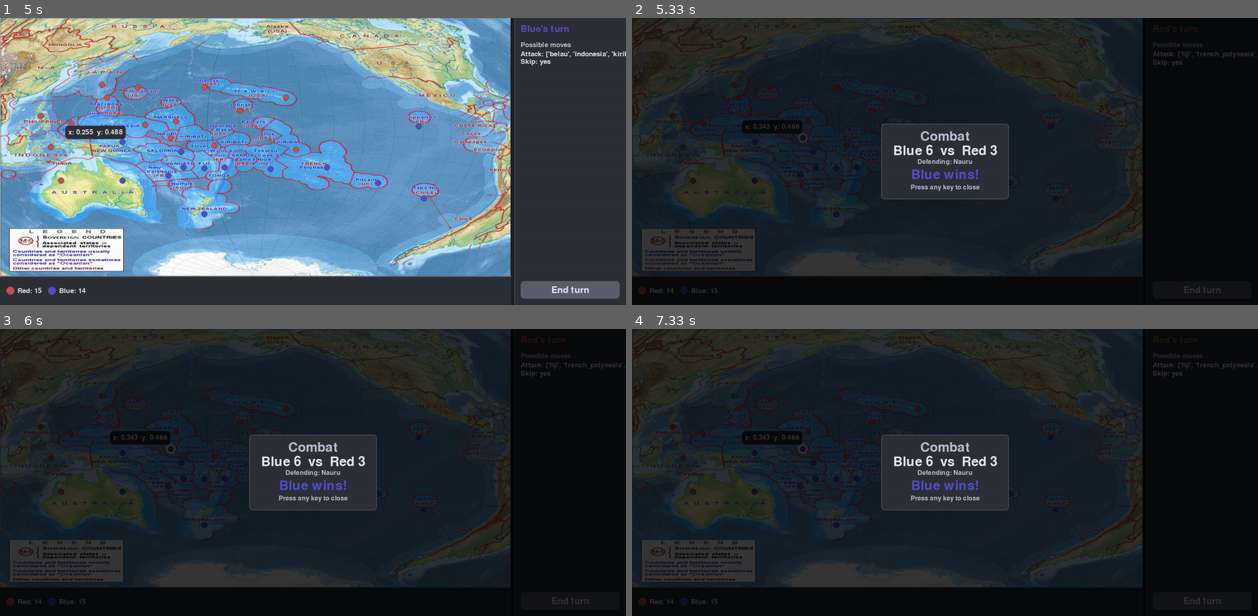
Above: before the commit, frames 1-4 (two rows, left to right).
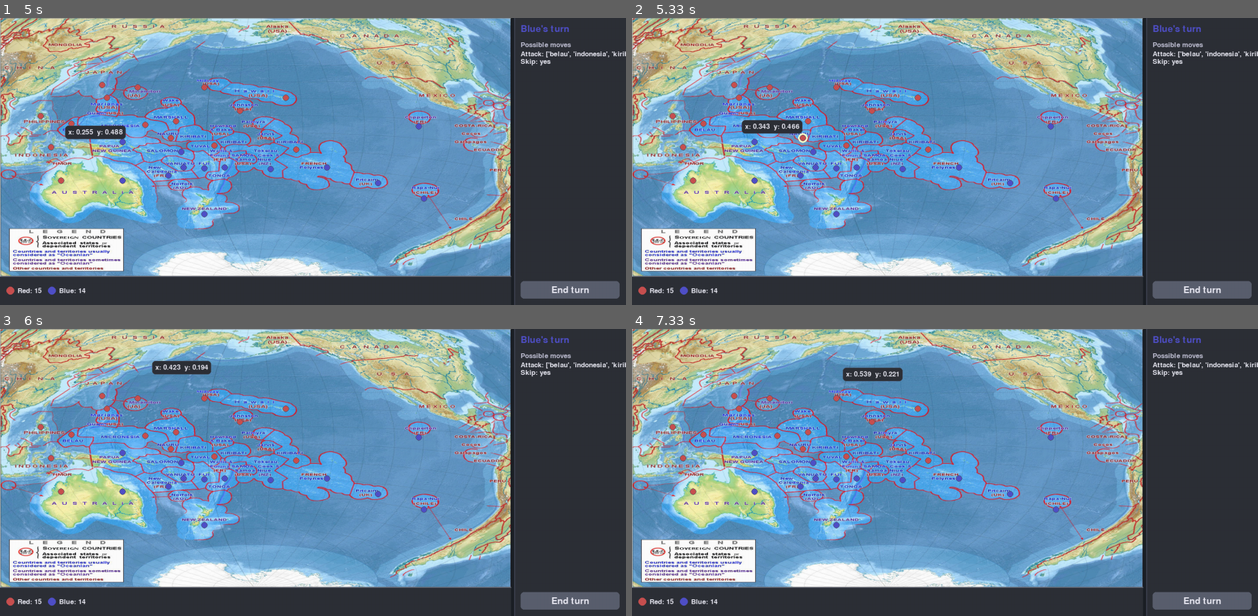
Above: after the commit, the same moments.

Repository: cecil185/axis
Game: pygame game, started from src/game.py
Two runs of this game, one before a commit and one after it. Both use one fixed random seed, a clock stepped at 60 frames per second and the inputs below.
Inputs (mouse positions are in pixels of both pictures, inside the frame that each line leads up to):
- Up to frame 1 (5 s): click (513, 152) at 0.38 s; click "End turn" at 0.72 s; click (118, 118) at 1.05 s; click (544, 261) at 1.38 s; click (325, 63) at 1.72 s; click (281, 236) at 2.05 s; click (294, 112) at 2.38 s; click (225, 101) at 2.72 s; click (475, 135) at 3.05 s; click (507, 152) at 3.38 s; click (444, 109) at 3.72 s; click (131, 106) at 4.05 s; click (338, 150) at 4.38 s; click (131, 144) at 4.72 s
- Up to frame 2 (5.33 s): click (807, 138) at 5.05 s
- Up to frame 3 (6 s): click (125, 578) at 5.38 s; click (212, 377) at 5.72 s
- Up to frame 4 (7.33 s): click (882, 461) at 6.05 s; click (794, 395) at 6.38 s; click (1057, 567) at 6.72 s; click (907, 386) at 7.05 s

Frame 1 is identical in both runs. In frame 2, 100% of the frame differs, in the area x 0-100%, y 0-100%; in frame 3, 100%; in frame 4, 100%.

Commit message:
feat(axis-inr): two-step attack-from territory selection with outline feedback
Add _selected_territory state to require the player to first click an owned
territory (green outline) before clicking an enemy neighbor to attack (yellow
outlines). Clicking empty space or a non-valid territory deselects. Selection
is cleared after each attack or end of turn.

Co-Authored-By: Claude Sonnet 4.6 <noreply@anthropic.com>

Diff:
--- a/src/game.py
+++ b/src/game.py
@@ -12,6 +12,7 @@
     display_name,
     is_game_over,
     map_position,
+    neighbors,
     owner,
     set_owner,
     territory_at_point,
@@ -60,6 +61,9 @@
 # winner is "attacker" | "defender" from resolve_combat
 _last_combat: tuple[str, int, int, str, TerritoryId] | None = None
 
+# Currently selected territory to attack FROM (green outline); None if none selected
+_selected_territory: TerritoryId | None = None
+
 # Highlight color for valid attack cells on hover
 HOVER_HIGHLIGHT_COLOR = (255, 255, 200)
 HOVER_HIGHLIGHT_WIDTH = 4
@@ -98,6 +102,7 @@
 
 
 def _handle_events(sidebar: pygame.Rect, map_surf: pygame.Surface | None) -> bool:
+    global _selected_territory
     for event in pygame.event.get():
         if event.type == pygame.QUIT:
             return False
@@ -106,14 +111,30 @@
         if event.type == pygame.MOUSEBUTTONDOWN and event.button == 1:
             if end_turn_button_rect(sidebar).collidepoint(event.pos):
                 skip()
+                _selected_territory = None
             else:
                 mx, my, mw, mh = _map_rect().x, _map_rect().y, _map_rect().w, _map_rect().h
                 tid = territory_at_point((mx, my, mw, mh), event.pos[0], event.pos[1], MARKER_RADIUS + 4)
-                if tid is not None and tid in valid_attack_targets():
+                if tid is None:
+                    # Clicked empty space: deselect
+                    _selected_territory = None
+                elif owner(tid) == current_team():
+                    # Clicked own territory: select it as attack-from
+                    _selected_territory = tid
+                elif (
+                    _selected_territory is not None
+                    and tid in valid_attack_targets()
+                    and tid in neighbors(_selected_territory)
+                ):
+                    # Clicked valid target adjacent to selected: execute attack
                     try:
                         attack(tid)
                     except ValueError as e:
                         logging.warning("Invalid attack ignored: %s", e)
+                    _selected_territory = None
+                else:
+                    # Clicked elsewhere (non-owned, non-valid-target): deselect
+                    _selected_territory = None
     return True
 
 
@@ -155,22 +176,38 @@
     map_rect: pygame.Rect,
     map_surf: pygame.Surface | None,
     mouse_pos: tuple[int, int] | None = None,
+    selected: TerritoryId | None = None,
 ) -> None:
     """Draw map image and territory markers; highlight valid attack target under mouse."""
     if map_surf is not None:
         screen.blit(map_surf, map_rect.topleft)
     mx, my, mw, mh = map_rect.x, map_rect.y, map_rect.w, map_rect.h
-    targets = set(valid_attack_targets())
+    all_targets = set(valid_attack_targets())
+    # When a territory is selected, yellow outlines only on its enemy neighbors
+    if selected is not None:
+        selected_targets = {t for t in neighbors(selected) if t in all_targets}
+    else:
+        selected_targets = all_targets
     for tid in ALL_TERRITORY_IDS:
         x_frac, y_frac = map_position(tid)
         tx = int(mx + x_frac * mw)
         ty = int(my + y_frac * mh)
         pygame.draw.circle(screen, TEAM_COLORS[owner(tid)], (tx, ty), MARKER_RADIUS)
         pygame.draw.circle(screen, SIDEBAR_BORDER, (tx, ty), MARKER_RADIUS, MARKER_BORDER)
+        # Green outline ring on selected territory
+        if tid == selected:
+            pygame.draw.circle(
+                screen,
+                (80, 200, 80),
+                (tx, ty),
+                MARKER_RADIUS + 5,
+                width=3,
+            )
+        # Yellow outline on hover over a valid target
         is_hover = (
             mouse_pos is not None
             and (mouse_pos[0] - tx) ** 2 + (mouse_pos[1] - ty) ** 2 <= (MARKER_RADIUS + 4) ** 2
-            and tid in targets
+            and tid in selected_targets
         )
         if is_hover:
             pygame.draw.circle(
@@ -308,7 +345,7 @@
 
 
 def main() -> None:
-    global _last_combat
+    global _last_combat, _selected_territory
     pygame.init()
     screen = pygame.display.set_mode((WIDTH, HEIGHT))
     pygame.display.set_caption(TITLE)
@@ -330,13 +367,17 @@
     clock = pygame.time.Clock()
     running = True
     while running:
+        prev_team = current_team()
         running = _handle_events(right_sidebar_rect(), map_surf)
         if not running:
             break
+        # Clear selection after end_turn (team changed)
+        if current_team() != prev_team:
+            _selected_territory = None
         screen.fill(BG_COLOR)
         sidebar = right_sidebar_rect()
         mouse_pos = pygame.mouse.get_pos()
-        _draw_map(screen, _map_rect(), map_surf, mouse_pos)
+        _draw_map(screen, _map_rect(), map_surf, mouse_pos, _selected_territory)
         _draw_coord_tooltip(screen, _map_rect(), mouse_pos, small_font)
         _draw_bottom_bar(screen, bottom_bar_rect(), small_font)
         _draw_right_sidebar(screen, sidebar, small_font, btn_font)
